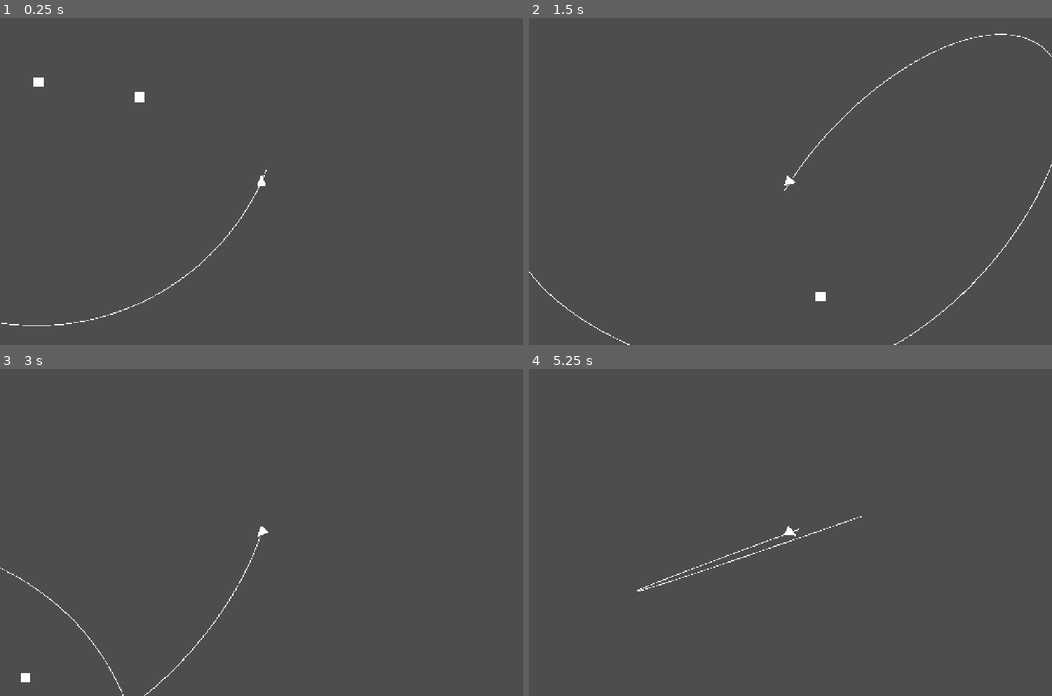
Above: before the commit, frames 1-4 (two rows, left to right).
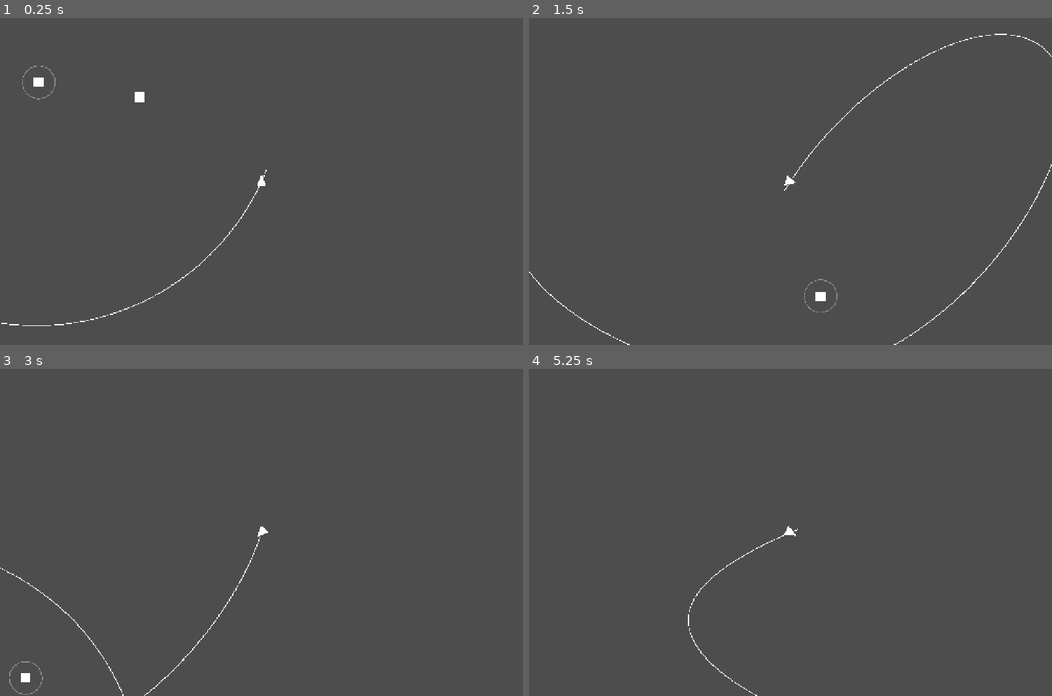
Above: after the commit, the same moments.

Repository: yushman/orebound
Game: Godot game, scene res://scenes/Run.tscn
The game is run twice, just before and just after one commit, with the same random seed, the same clock (stepped at 60 frames per second) and the same inputs.
Inputs (mouse positions are in pixels of both pictures, inside the frame that each line leads up to):
- Up to frame 1 (0.25 s): no input
- Up to frame 2 (1.5 s): tap Enter at 0.5 s; move the mouse to (905, 165) at 0.52 s; hold D (ship_rotate_right) 0.53-1.25 s; hold Space (ship_boost) 0.53-1.25 s; click (905, 165) at 0.67 s; drag from (685, 197) to (764, 246) at 1.27 s
- Up to frame 3 (3 s): move the mouse to (313, 460) at 2.02 s; hold D (ship_rotate_right) 2.03-2.75 s; tap Alt at 2.1 s; drag from (235, 597) to (104, 483) at 2.77 s
- Up to frame 4 (5.25 s): move the mouse to (947, 581) at 3.52 s; hold A (ship_rotate_left) 3.53-4.25 s; hold Space (ship_boost) 3.53-4.25 s; drag from (633, 483) to (712, 450) at 4.27 s; move the mouse to (816, 532) at 5.02 s; hold S (ship_brake, bound only after the commit) from 5.03 s (still down); tap Alt at 5.1 s; click (816, 532) at 5.17 s

The runs differ from the first frame. In frame 1, less than 0.1% of the frame differs, in the area x 4-11%, y 14-25%; in frame 2, less than 0.1%; in frame 3, less than 0.1%; in frame 4, 0.3%, in the area x 20-64%, y 45-100%.

Commit message:
add brake relative to reference

Diff:
--- a/autoload/GravityField.gd
+++ b/autoload/GravityField.gd
@@ -25,16 +25,20 @@
 
 
 func accel(pos: Vector2, t: float) -> Vector2:
+	var sum := Vector2.ZERO
+	for i in Tuning.field.bodies.size():
+		sum += accel_of(i, pos, t)
+	return sum
+
+
+func accel_of(i: int, pos: Vector2, t: float) -> Vector2:
 	var f: FieldParams = Tuning.field
-	var sum := Vector2.ZERO
-	for i in f.bodies.size():
-		var b: BodyParams = f.bodies[i]
-		var d := body_pos(i, t) - pos
-		var r := d.length()
-		if r == 0.0:
-			continue
-		sum += d / r * (f.k * b.mass / (pow(r, b.p) + f.eps)) * _fade(b, f.fade_width, r)
-	return sum
+	var b: BodyParams = f.bodies[i]
+	var d := body_pos(i, t) - pos
+	var r := d.length()
+	if r == 0.0:
+		return Vector2.ZERO
+	return d / r * (f.k * b.mass / (pow(r, b.p) + f.eps)) * _fade(b, f.fade_width, r)
 
 
 func potential(pos: Vector2, t: float) -> float:
@@ -81,3 +85,27 @@
 		var wt := 1.0 if j == 0 or j == N else (4.0 if j % 2 == 1 else 2.0)
 		sum += wt * km / pow(x, b.p) * _fade(b, w, x)
 	return sum * h / 3.0
+
+
+func dominant(pos: Vector2, t: float) -> int:
+	var best := 0
+	var best_a := -1.0
+	for i in Tuning.field.bodies.size():
+		var a := accel_of(i, pos, t).length()
+		if a > best_a:
+			best_a = a
+			best = i
+	return best
+
+
+func body_vel(i: int, t: float) -> Vector2:
+	var b: BodyParams = Tuning.field.bodies[i]
+	if b.parent < 0:
+		return Vector2.ZERO
+	var a := b.phase + b.angular_speed * t
+	return body_vel(b.parent, t) + Vector2(-sin(a), cos(a)) * (b.orbit_radius * b.angular_speed)
+
+
+func circular_speed(i: int, pos: Vector2, t: float) -> float:
+	var r := (pos - body_pos(i, t)).length()
+	return sqrt(r * accel_of(i, pos, t).length())
--- a/autoload/ShipParams.gd
+++ b/autoload/ShipParams.gd
@@ -9,6 +9,8 @@
 @export var fuel_per_dv: float = 0.001
 @export var boost_fuel_mult: float = 3.5
 @export var spawn_radius: float = 600.0
+@export var brake_accel: float = 200.0
+@export var brake_fuel_mult: float = 1.25
 @export var predict_short_steps: int = 180
 @export var predict_full_steps: int = 1800
 @export var predict_every: int = 4
--- a/project.godot
+++ b/project.godot
@@ -33,6 +33,11 @@
 ship_thrust={
 "deadzone": 0.5,
 "events": [Object(InputEventKey,"resource_local_to_scene":false,"resource_name":"","device":-1,"window_id":0,"alt_press …(326 unchanged characters)…
+}
+
+ship_brake={
+"deadzone": 0.5,
+"events": [Object(InputEventKey,"resource_local_to_scene":false,"resource_name":"","device":-1,"window_id":0,"alt_pressed":false,"shift_pressed":false,"ctrl_pressed":false,"meta_pressed":false,"pressed":false,"keycode":0,"physical_keycode":83,"key_label":0,"unicode":0,"location":0,"echo":false,"script":null), Object(InputEventJoypadMotion,"resource_local_to_scene":false,"resource_name":"","device":-1,"axis":4,"axis_value":1.0,"script":null)]
 }
 
 ship_boost={
--- /dev/null
+++ b/scenes/ReferenceMarker.gd
@@ -0,0 +1,16 @@
+extends Node2D
+
+const RADIUS := 40.0
+
+@onready var ship: Node2D = get_node("../Ship")
+
+
+func _physics_process(_delta: float) -> void:
+	var t := GravityField.time()
+	position = GravityField.body_pos(ShipFlight.reference_body(ship.state.pos, t), t)
+	queue_redraw()
+
+
+func _draw() -> void:
+	var alpha := 1.0 if ship.input.brake else 0.35
+	draw_arc(Vector2.ZERO, RADIUS, 0.0, TAU, 48, Color(1.0, 1.0, 1.0, alpha), 2.0)
--- a/scenes/Run.tscn
+++ b/scenes/Run.tscn
@@ -3,6 +3,7 @@
 [ext_resource type="PackedScene" path="res://scenes/Ship.tscn" id="1_ship"]
 [ext_resource type="PackedScene" path="res://scenes/Body.tscn" id="2_body"]
 [ext_resource type="Script" path="res://scenes/Prediction.gd" id="3_pred"]
+[ext_resource type="Script" path="res://scenes/ReferenceMarker.gd" id="4_marker"]
 
 [node name="Run" type="Node2D"]
 
@@ -12,6 +13,9 @@
 width = 2.0
 script = ExtResource("3_pred")
 
+[node name="ReferenceMarker" type="Node2D" parent="."]
+script = ExtResource("4_marker")
+
 [node name="Planet" parent="." instance=ExtResource("2_body")]
 
 [node name="Moon1" parent="." instance=ExtResource("2_body")]
--- a/scenes/Ship.gd
+++ b/scenes/Ship.gd
@@ -6,10 +6,9 @@
 
 func _ready() -> void:
 	var pos := Vector2(Tuning.ship.spawn_radius, 0.0)
-	var a := GravityField.accel(pos, GravityField.time()).length()
-	state = ShipState.new()
+	var t := GravityField.time()
 	state.pos = pos
-	state.vel = Vector2(0.0, sqrt(pos.length() * a))
+	state.vel = Vector2(0.0, GravityField.circular_speed(GravityField.dominant(pos, t), pos, t))
 	position = pos
 
 
@@ -29,4 +28,5 @@
 		inp.target_heading = stick.angle() + PI / 2
 	inp.thrust = Input.is_action_pressed("ship_thrust")
 	inp.boost = Input.is_action_pressed("ship_boost")
+	inp.brake = Input.is_action_pressed("ship_brake")
 	return inp
--- a/scenes/ShipFlight.gd
+++ b/scenes/ShipFlight.gd
@@ -1,5 +1,9 @@
 class_name ShipFlight
 extends RefCounted
+
+
+static func reference_body(pos: Vector2, t: float) -> int:
+	return GravityField.dominant(pos, t)
 
 
 static func step(state: ShipState, input: ShipInput, t: float, dt: float) -> ShipState:
@@ -12,14 +16,31 @@
 	s.rot += s.ang_vel * dt
 	var nose := Vector2.UP.rotated(s.rot)
 	var thr := 0.0
-	if input.boost:
+	var a_b := Vector2.ZERO
+	if input.brake:
+		a_b = _brake_accel(s, t, dt, p)
+	elif input.boost:
 		thr = p.thrust_accel * p.boost_accel_mult
 	elif input.thrust:
 		thr = p.thrust_accel
-	s.vel += (GravityField.accel(s.pos, t) + nose * thr) * dt
+	s.vel += (GravityField.accel(s.pos, t) + nose * thr + a_b) * dt
 	s.pos += s.vel * dt
-	if input.boost:
+	if input.brake:
+		s.fuel_brake += a_b.length() * dt * p.fuel_per_dv * p.brake_fuel_mult
+	elif input.boost:
 		s.fuel_boost += thr * dt * p.fuel_per_dv * p.boost_fuel_mult
 	elif input.thrust:
 		s.fuel_engine += thr * dt * p.fuel_per_dv
 	return s
+
+
+static func _brake_accel(s: ShipState, t: float, dt: float, p: ShipParams) -> Vector2:
+	var ref := reference_body(s.pos, t)
+	var r_rel := s.pos - GravityField.body_pos(ref, t)
+	var body_v := GravityField.body_vel(ref, t)
+	var spin := signf(r_rel.cross(s.vel - body_v))
+	if absf(spin) < 1e-6:
+		spin = 1.0
+	var tangent := Vector2(-r_rel.y, r_rel.x).normalized() * spin
+	var v_target := body_v + tangent * GravityField.circular_speed(ref, s.pos, t)
+	return ((v_target - s.vel) / dt).limit_length(p.brake_accel)
--- a/scenes/ShipInput.gd
+++ b/scenes/ShipInput.gd
@@ -6,6 +6,7 @@
 var target_heading: float
 var thrust: bool
 var boost: bool
+var brake: bool
 
 
 func copy() -> ShipInput:
@@ -15,4 +16,5 @@
 	c.target_heading = target_heading
 	c.thrust = thrust
 	c.boost = boost
+	c.brake = brake
 	return c
--- a/scenes/ShipState.gd
+++ b/scenes/ShipState.gd
@@ -7,6 +7,7 @@
 var ang_vel: float
 var fuel_engine: float
 var fuel_boost: float
+var fuel_brake: float
 
 
 func copy() -> ShipState:
@@ -17,4 +18,5 @@
 	c.ang_vel = ang_vel
 	c.fuel_engine = fuel_engine
 	c.fuel_boost = fuel_boost
+	c.fuel_brake = fuel_brake
 	return c
--- a/tests/test_gravity_field.gd
+++ b/tests/test_gravity_field.gd
@@ -165,3 +165,68 @@
 	GravityField.tick = 77
 	assert_eq(GravityField.time(), GravityField.time_at(77))
 	GravityField.tick = 0
+
+
+func _three_bodies() -> void:
+	var planet := _static_body(50.0, 1.0)
+	var m1 := _body(0, 300.0, 0.5, 1.0)
+	m1.mass = 5.0
+	m1.p = 2.0
+	m1.influence_radius = 60.0
+	var m2 := _body(0, 500.0, -0.3, 2.0)
+	m2.mass = 5.0
+	m2.p = 2.0
+	m2.influence_radius = 60.0
+	Tuning.field = _field([planet, m1, m2])
+
+
+func test_accel_equals_sum_of_accel_of():
+	_three_bodies()
+	var t := 2.5
+	for pos in [Vector2(600, 0), GravityField.body_pos(1, t) + Vector2(30, 0), Vector2(-100, 200)]:
+		var sum := Vector2.ZERO
+		for i in 3:
+			sum += GravityField.accel_of(i, pos, t)
+		assert_almost_eq(GravityField.accel(pos, t), sum, Vector2(1e-9, 1e-9))
+		assert_ne(GravityField.accel_of(0, pos, t), Vector2.ZERO)
+
+
+func test_dominant_returns_moon_next_to_moon1_and_planet_far_from_it():
+	_three_bodies()
+	var t := 1.0
+	assert_eq(GravityField.dominant(GravityField.body_pos(1, t) + Vector2(3, 0), t), 1)
+	assert_eq(GravityField.dominant(GravityField.body_pos(2, t) + Vector2(0, 3), t), 2)
+	assert_eq(GravityField.dominant(Vector2(600, 0), t), 0)
+
+
+func test_body_vel_matches_finite_difference_of_body_pos():
+	_three_bodies()
+	var h := 1e-2
+	for t in [0.0, 3.3]:
+		assert_eq(GravityField.body_vel(0, t), Vector2.ZERO)
+		for i in [1, 2]:
+			var fd: Vector2 = (GravityField.body_pos(i, t + h) - GravityField.body_pos(i, t - h)) / (2 * h)
+			assert_almost_eq(GravityField.body_vel(i, t), fd, Vector2(0.1, 0.1))
+			assert_gt(GravityField.body_vel(i, t).length(), 0.0)
+
+
+func test_body_vel_of_nested_moon_adds_parent_velocity():
+	var m1 := _body(0, 300.0, 0.5, 1.0)
+	var m2 := _body(1, 50.0, 2.0, 0.3)
+	Tuning.field = _field([_static_body(1.0, 1.0), m1, m2])
+	var h := 1e-2
+	var fd: Vector2 = (GravityField.body_pos(2, 2.0 + h) - GravityField.body_pos(2, 2.0 - h)) / (2 * h)
+	assert_almost_eq(GravityField.body_vel(2, 2.0), fd, Vector2(0.1, 0.1))
+
+
+func test_circular_speed_is_sqrt_r_times_own_pull_relative_to_body():
+	_three_bodies()
+	var t := 1.7
+	var pos := GravityField.body_pos(1, t) + Vector2(0, 4)
+	var expected := sqrt(4.0 * GravityField.accel_of(1, pos, t).length())
+	assert_gt(expected, 0.0)
+	assert_almost_eq(GravityField.circular_speed(1, pos, t), expected, 1e-6)
+	var far := Vector2(600, 0)
+	var r := (far - GravityField.body_pos(0, t)).length()
+	assert_almost_eq(GravityField.circular_speed(0, far, t), sqrt(r * GravityField.accel_of(0, far, t).length()), 1e-6)
+	assert_eq(GravityField.circular_speed(1, GravityField.body_pos(1, t), t), 0.0)
--- a/tests/test_input_actions.gd
+++ b/tests/test_input_actions.gd
@@ -50,3 +50,10 @@
 		if e is InputEventJoypadButton and e.button_index == JOY_BUTTON_LEFT_STICK:
 			has_stick = true
 	assert_true(has_stick)
+
+
+func test_brake_bindings():
+	assert_true(InputMap.has_action("ship_brake"))
+	assert_true(_has_key("ship_brake", KEY_S))
+	assert_true(_has_axis("ship_brake", JOY_AXIS_TRIGGER_LEFT))
+	assert_almost_eq(InputMap.action_get_deadzone("ship_brake"), 0.5, 0.001)
--- a/tests/test_run_scene.gd
+++ b/tests/test_run_scene.gd
@@ -30,3 +30,19 @@
 			indices.append(c.index)
 	indices.sort()
 	assert_eq(indices, [0, 1, 2])
+
+
+func test_run_has_reference_marker_on_reference_body():
+	var run = load("res://scenes/Run.tscn").instantiate()
+	add_child_autofree(run)
+	var marker = run.get_node_or_null("ReferenceMarker")
+	assert_not_null(marker, "has ReferenceMarker")
+	assert_true(marker is Node2D)
+	var ship = run.get_node("Ship")
+	var t := GravityField.time()
+	ship.state.pos = GravityField.body_pos(1, t) + Vector2(3.0, 0.0)
+	marker._physics_process(0.0)
+	var ref := ShipFlight.reference_body(ship.state.pos, t)
+	assert_eq(ref, 1, "moon dominates near it")
+	assert_ne(GravityField.body_pos(ref, t), Vector2.ZERO)
+	assert_eq(marker.position, GravityField.body_pos(ref, t))
--- a/tests/test_ship.gd
+++ b/tests/test_ship.gd
@@ -16,8 +16,8 @@
 	var r: float = Tuning.ship.spawn_radius
 	var s: ShipState = ship.state
 	assert_eq(s.pos, Vector2(r, 0.0))
-	var a := GravityField.accel(s.pos, GravityField.time()).length()
-	assert_almost_eq(s.vel.length(), sqrt(r * a), 0.01)
+	var t := GravityField.time()
+	assert_almost_eq(s.vel.length(), GravityField.circular_speed(GravityField.dominant(s.pos, t), s.pos, t), 0.01)
 	assert_almost_eq(s.vel.dot(s.pos), 0.0, 0.01)
 	assert_eq(s.rot, 0.0)
 	assert_eq(s.ang_vel, 0.0)
@@ -77,3 +77,37 @@
 	assert_eq(ship.state.rot, expected.rot)
 	assert_not_null(ship.input)
 	assert_true(ship.input.thrust)
+
+
+func test_spawn_speed_uses_dominant_body_pull_not_full_accel() -> void:
+	var saved = Tuning.field
+	var f := FieldParams.new()
+	f.k = 1000.0
+	f.eps = 1.0
+	var planet := BodyParams.new()
+	planet.mass = 1000.0
+	planet.p = 1.0
+	var moon := BodyParams.new()
+	moon.mass = 100.0
+	moon.p = 2.0
+	moon.parent = 0
+	moon.orbit_radius = Tuning.ship.spawn_radius - 30.0
+	var bodies: Array[BodyParams] = [planet, moon]
+	f.bodies = bodies
+	Tuning.field = f
+	var ship = _make()
+	Tuning.field = saved
+	var s: ShipState = ship.state
+	var r: float = Tuning.ship.spawn_radius
+	f_check(f, s, r)
+
+
+func f_check(f: FieldParams, s: ShipState, r: float) -> void:
+	var saved = Tuning.field
+	Tuning.field = f
+	var full := GravityField.accel(s.pos, 0.0).length()
+	var own := GravityField.accel_of(0, s.pos, 0.0).length()
+	Tuning.field = saved
+	assert_ne(full, own)
+	assert_almost_eq(s.vel.length(), sqrt(r * own), 0.01)
+	assert_gt(absf(s.vel.length() - sqrt(r * full)), 0.01)
--- a/tests/test_ship_flight.gd
+++ b/tests/test_ship_flight.gd
@@ -175,3 +175,114 @@
 		prev = a
 	assert_lt(max_dev, 0.01)
 	assert_gt(absf(angle), 4.5 * TAU)
+
+
+func test_reference_body_returns_dominant_body_near_moon1_and_planet_at_spawn() -> void:
+	var t := 0.0
+	var spawn := Vector2(Tuning.ship.spawn_radius, 0.0)
+	assert_eq(ShipFlight.reference_body(spawn, t), GravityField.dominant(spawn, t))
+	assert_eq(ShipFlight.reference_body(spawn, t), 0)
+	var near_moon := GravityField.body_pos(1, t) + Vector2(2, 0)
+	assert_eq(ShipFlight.reference_body(near_moon, t), GravityField.dominant(near_moon, t))
+	assert_eq(ShipFlight.reference_body(near_moon, t), 1)
+
+
+func _planet_field(p: float) -> void:
+	var f := FieldParams.new()
+	f.k = 1000.0
+	f.eps = 1.0
+	var planet := BodyParams.new()
+	planet.mass = 1000.0
+	planet.p = p
+	var bodies: Array[BodyParams] = [planet]
+	f.bodies = bodies
+	Tuning.field = f
+
+
+func _brake_input() -> ShipInput:
+	var inp := ShipInput.new()
+	inp.brake = true
+	return inp
+
+
+func _check_brake_converges(p: float) -> void:
+	_planet_field(p)
+	var r := 600.0
+	var v := GravityField.circular_speed(0, Vector2(r, 0), 0.0)
+	var s := _state(Vector2(r, 0), Vector2(v * 0.3, v * 1.3))
+	var inp := _brake_input()
+	for i in 900:
+		s = ShipFlight.step(s, inp, i * DT, DT)
+	var target := GravityField.circular_speed(0, s.pos, 900 * DT)
+	assert_almost_eq(s.vel.length(), target, target * 0.03)
+	assert_almost_eq(s.vel.dot(s.pos.normalized()), 0.0, target * 0.05)
+
+
+func test_held_brake_from_perturbed_velocity_converges_to_circular_speed_p1() -> void:
+	_check_brake_converges(1.0)
+
+
+func test_held_brake_from_perturbed_velocity_converges_to_circular_speed_p2() -> void:
+	_check_brake_converges(2.0)
+
+
+func test_brake_accel_per_step_is_clamped_below_thrust_accel() -> void:
+	_planet_field(1.0)
+	var p: ShipParams = Tuning.ship
+	assert_lt(p.brake_accel, p.thrust_accel)
+	var s := _state(Vector2(600, 0), Vector2(900, 1800))
+	var inp := _brake_input()
+	var max_ab := 0.0
+	for i in 120:
+		var g := GravityField.accel(s.pos, i * DT)
+		var out := ShipFlight.step(s, inp, i * DT, DT)
+		max_ab = maxf(max_ab, ((out.vel - s.vel) / DT - g).length())
+		s = out
+	assert_lte(max_ab, p.brake_accel + 1e-2)
+	assert_gt(max_ab, p.brake_accel - 1.0)
+
+
+func test_brake_keeps_a_retrograde_orbit_retrograde() -> void:
+	_planet_field(1.0)
+	var v := GravityField.circular_speed(0, Vector2(600, 0), 0.0)
+	var s := _state(Vector2(600, 0), Vector2(v * 0.2, -v * 1.2))
+	var inp := _brake_input()
+	for i in 600:
+		s = ShipFlight.step(s, inp, i * DT, DT)
+		assert_lt(s.pos.cross(s.vel), 0.0)
+
+
+func test_held_brake_ignores_thrust_and_boost_and_accrues_fuel_brake_only() -> void:
+	_planet_field(1.0)
+	var p: ShipParams = Tuning.ship
+	var v := GravityField.circular_speed(0, Vector2(600, 0), 0.0)
+	var start := _state(Vector2(600, 0), Vector2(0, v * 1.2))
+	var brake := _brake_input()
+	var all := _brake_input()
+	all.thrust = true
+	all.boost = true
+	var a := start
+	var b := start
+	var dv := 0.0
+	for i in 30:
+		var out := ShipFlight.step(a, brake, i * DT, DT)
+		dv += ((out.vel - a.vel) / DT - GravityField.accel(a.pos, i * DT)).length() * DT
+		a = out
+		b = ShipFlight.step(b, all, i * DT, DT)
+	assert_true(_same(a, b))
+	assert_eq(a.fuel_engine, 0.0)
+	assert_eq(a.fuel_boost, 0.0)
+	assert_gt(a.fuel_brake, 0.0)
+	assert_almost_eq(a.fuel_brake, dv * p.fuel_per_dv * p.brake_fuel_mult, 1e-6)
+	var coast := start
+	for i in 30:
+		coast = ShipFlight.step(coast, ShipInput.new(), i * DT, DT)
+	assert_eq(coast.fuel_brake, 0.0)
+
+
+func test_brake_does_not_block_rotation() -> void:
+	var inp := _brake_input()
+	inp.turn = 1.0
+	var out := ShipFlight.step(_state(), inp, 0.0, DT)
+	assert_gt(out.ang_vel, 0.0)
+	assert_gt(out.rot, 0.0)
--- a/tests/test_ship_params.gd
+++ b/tests/test_ship_params.gd
@@ -12,6 +12,8 @@
 	assert_eq(s.fuel_per_dv, 0.001)
 	assert_eq(s.boost_fuel_mult, 3.5)
 	assert_eq(s.spawn_radius, 600.0)
+	assert_eq(s.brake_accel, 200.0)
+	assert_eq(s.brake_fuel_mult, 1.25)
 
 
 func test_tuning_ship_prediction_defaults() -> void:
--- a/tests/test_ship_prediction.gd
+++ b/tests/test_ship_prediction.gd
@@ -6,6 +6,7 @@
 func after_each() -> void:
 	GravityField.tick = 0
 	Input.action_release("ship_thrust")
+	Input.action_release("ship_brake")
 	Input.action_release("ship_full_trajectory")
 
 
@@ -15,9 +16,12 @@
 	return ship
 
 
-func _check(thrust: bool) -> void:
+func _check(thrust: bool, brake := false) -> void:
 	var ship = _make()
 	GravityField.tick = 50
+	if brake:
+		ship.state.vel *= Vector2(0.6, 1.4)
+		Input.action_press("ship_brake")
 	if thrust:
 		Input.action_press("ship_thrust")
 	ship._physics_process(GravityField.DT)
@@ -27,6 +31,7 @@
 	var pts := ShipPrediction.run(ship.state, inp, start_tick, N)
 	assert_eq(pts.size(), N)
 	assert_eq(ship.input.thrust, thrust)
+	assert_eq(ship.input.brake, brake)
 	assert_eq(ship.state.pos, start.pos)
 	assert_eq(ship.state.vel, start.vel)
 	for i in N:
@@ -41,6 +46,10 @@
 
 func test_predicted_points_equal_flight_without_thrust() -> void:
 	_check(false)
+
+
+func test_predicted_points_equal_flight_with_brake_on_perturbed_orbit() -> void:
+	_check(false, true)
 
 
 func _run_scene() -> Array:
--- a/tests/test_ship_types.gd
+++ b/tests/test_ship_types.gd
@@ -9,6 +9,7 @@
 	s.ang_vel = 0.6
 	s.fuel_engine = 0.7
 	s.fuel_boost = 0.8
+	s.fuel_brake = 0.9
 	var c := s.copy()
 	assert_not_null(c)
 	assert_ne(c, s)
@@ -18,10 +19,13 @@
 	assert_eq(c.ang_vel, s.ang_vel)
 	assert_eq(c.fuel_engine, s.fuel_engine)
 	assert_eq(c.fuel_boost, s.fuel_boost)
+	assert_eq(c.fuel_brake, s.fuel_brake)
 	c.pos = Vector2(9, 9)
 	c.fuel_boost = 5.0
+	c.fuel_brake = 6.0
 	assert_eq(s.pos, Vector2(1, 2))
 	assert_eq(s.fuel_boost, 0.8)
+	assert_eq(s.fuel_brake, 0.9)
 
 
 func test_input_copy_is_independent_and_equal() -> void:
@@ -31,6 +35,7 @@
 	i.target_heading = 1.5
 	i.thrust = true
 	i.boost = true
+	i.brake = true
 	var c := i.copy()
 	assert_not_null(c)
 	assert_ne(c, i)
@@ -39,7 +44,10 @@
 	assert_eq(c.target_heading, 1.5)
 	assert_true(c.thrust)
 	assert_true(c.boost)
+	assert_true(c.brake)
 	c.turn = 1.0
 	c.thrust = false
+	c.brake = false
 	assert_eq(i.turn, -1.0)
 	assert_true(i.thrust)
+	assert_true(i.brake)
Not shown, added: scenes/ReferenceMarker.gd.uid
Not shown, changed: autoload/CLAUDE.md
Not shown, changed: docs/production/tech-debt.md
Not shown, changed: scenes/CLAUDE.md
Not shown, changed: tests/CLAUDE.md
